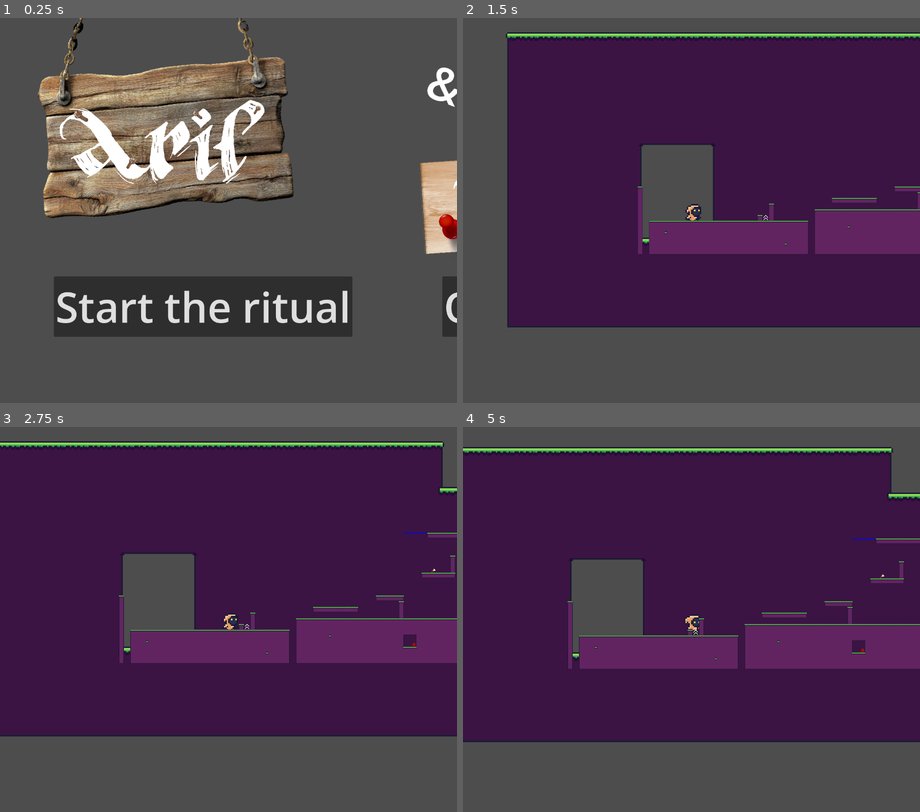
Above: before the commit, frames 1-4 (two rows, left to right).
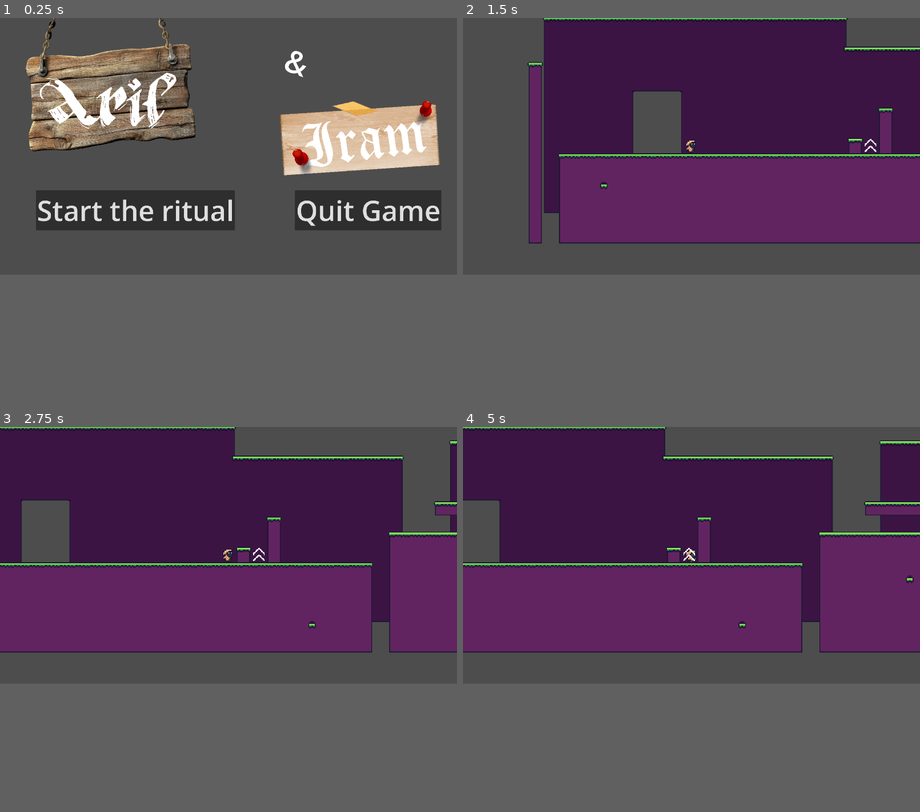
Above: after the commit, the same moments.

Repository: roquesystemexe/aril-and-iram
Game: Godot game, scene res://Scenes/Menus/main_menu.tscn
Two runs of this game, one before a commit and one after it. Both use one fixed random seed, a clock stepped at 60 frames per second and the inputs below.
Inputs:
- Up to frame 1 (0.25 s): no input
- Up to frame 2 (1.5 s): click "Start the ritual" at 0.5 s; hold D (move_right) from 1.28 s (still down); tap Q (dash) at 1.35 s
- Up to frame 3 (2.75 s): keep holding D (move_right); tap Space (jump) at 1.52, 2.27 s; tap E (interact) at 2.1 s
- Up to frame 4 (5 s): release D (move_right) at 2.78 s; hold A (move_left) 2.78-3.53 s; tap Q (dash) at 2.85, 4.35 s; hold D (move_right) from 3.53 s (still down); tap E (interact) at 3.6 s; tap Space (jump) at 3.77, 4.52 s
In our replay, the window is 800x675 before the commit and 800x450 after it. These sizes can differ from the game's own. Grey fills any space a smaller window leaves; there, only what the larger window draws over its background counts as a difference.

The runs differ from the first frame. In frame 1, 43% of the frame differs, in the area x 5-100%, y 0-83%; in frame 2, 45%; in frame 3, 51%; in frame 4, 54%, in the area x 0-100%, y 0-82%.

Commit message:
Changed viewports and "fixed" stuff

Diff:
--- a/Scenes/Levels/TestLevel.tscn
+++ b/Scenes/Levels/TestLevel.tscn
@@ -199,26 +199,25 @@
 
 [node name="Background" type="TileMapLayer" parent="." unique_id=1239721441]
 use_parent_material = true
-scale = Vector2(4, 4)
 tile_map_data = PackedByteArray("AAD4/wQAAAAAAAYAAAD4/wMAAAAAAAUAAAD4/wIAAAAAAAUAAAD4/wEAAAAAAAUAAAD4/wAAAAAAAAUAAAD4// …(41376 unchanged characters)…
 tile_set = SubResource("TileSet_dqpvo")
-
-[node name="Amogus" parent="." unique_id=1615660308 instance=ExtResource("8_1mv4x")]
-position = Vector2(682, 57)
-
-[node name="Amogus2" parent="." unique_id=1074480416 instance=ExtResource("8_1mv4x")]
-position = Vector2(1845, -326)
-rotation = -3.1415925
-scale = Vector2(1, -1)
-
-[node name="player" parent="." unique_id=705346385 instance=ExtResource("3_o0omn")]
-position = Vector2(0, 16)
 
 [node name="Foreground" type="TileMapLayer" parent="." unique_id=233267993]
 use_parent_material = true
 tile_map_data = PackedByteArray("AAD5/wEAAAAAAAAAAAD6/wEAAAABAAAAAAD7/wEAAAABAAAAAAD8/wEAAAABAAAAAAD9/wEAAAABAAAAAAD+/w …(12992 unchanged characters)…
 tile_set = SubResource("TileSet_shgkq")
 
+[node name="Amogus" parent="." unique_id=1615660308 instance=ExtResource("8_1mv4x")]
+texture_filter = 1
+position = Vector2(683, 58)
+
+[node name="player" parent="." unique_id=705346385 instance=ExtResource("3_o0omn")]
+position = Vector2(3, -27)
+
+[node name="Amogus2" parent="." unique_id=1074480416 instance=ExtResource("8_1mv4x")]
+texture_filter = 1
+position = Vector2(1915, -326)
+
 [node name="Phaseground" type="TileMapLayer" parent="." unique_id=146411061]
 tile_map_data = PackedByteArray("AAAiAP//AAABAAAAAAAjAP//AAABAAAAAAAkAP//AAABAAAAAAAlAP//AAABAAAAAAAjAAAAAAABAAEAAAAkAA …(192 unchanged characters)…
 tile_set = SubResource("TileSet_1mv4x")
@@ -226,13 +225,13 @@
 [node name="Checkpoints" type="Node" parent="." unique_id=729974518]
 
 [node name="Checkpoint" parent="Checkpoints" unique_id=1838223352 instance=ExtResource("5_o0omn")]
-position = Vector2(739, -150)
+position = Vector2(743, -150)
 
 [node name="Checkpoint2" parent="Checkpoints" unique_id=956439843 instance=ExtResource("5_o0omn")]
-position = Vector2(1366, -262)
+position = Vector2(1367, -262)
 
 [node name="Checkpoint3" parent="Checkpoints" unique_id=1010058382 instance=ExtResource("5_o0omn")]
-position = Vector2(1886, -630)
+position = Vector2(1882, -630)
 
 [node name="Abilities" type="Node" parent="." unique_id=1601944548]
 
@@ -240,19 +239,18 @@
 position = Vector2(216, 8)
 
 [node name="DashAbil" parent="Abilities" unique_id=1425795415 instance=ExtResource("9_a7u0l")]
-position = Vector2(1027, -23)
+position = Vector2(1028, -24)
 
 [node name="KillBoxes" type="Node" parent="." unique_id=483292106]
 
 [node name="KillBox" parent="KillBoxes" unique_id=499233768 instance=ExtResource("4_iuug4")]
 visible = false
-position = Vector2(3353.0002, 102)
-scale = Vector2(351.65137, 0.7372936)
+position = Vector2(1178, 115)
+scale = Vector2(131.82605, 2.0562577)
 
 [node name="KillBox2" parent="KillBoxes" unique_id=545140876 instance=ExtResource("4_iuug4")]
 visible = false
-position = Vector2(1246, -510)
-scale = Vector2(2.3999903, 1)
+position = Vector2(1358, -237)
 
 [node name="Elevators" type="Node" parent="." unique_id=226985526]
 
@@ -263,7 +261,7 @@
 position = Vector2(1712, -384)
 
 [node name="ElevatorSmall2" parent="Elevators" unique_id=1728418214 instance=ExtResource("10_cuare")]
-position = Vector2(2000, -541)
+position = Vector2(2000, -528)
 
 [node name="Audio" type="Node" parent="." unique_id=2022268982]
 
@@ -278,5 +276,8 @@
 
 [node name="Options" parent="CanvasLayer" unique_id=639871782 instance=ExtResource("12_a1huo")]
 visible = false
+scale = Vector2(4, 4)
 
 [node name="DebugMonitor" parent="." unique_id=1065116645 instance=ExtResource("13_buhu8")]
+scale = Vector2(4, 4)
+transform = Transform2D(4, 0, 0, 4, 0, 0)
--- a/Scenes/Menus/Options.tscn
+++ b/Scenes/Menus/Options.tscn
@@ -21,15 +21,18 @@
 layout_mode = 0
 offset_left = 3.0
 offset_top = 125.0
-offset_right = 27.0
-offset_bottom = 165.0
+offset_right = 1019.0
+offset_bottom = 221.0
+theme_override_constants/separation = 28
 
 [node name="MainMenuButton" type="Button" parent="HBoxContainer" unique_id=365231952]
 layout_mode = 2
+theme_override_font_sizes/font_size = 35
 text = "Main Menu"
 
 [node name="ExitButton" type="Button" parent="HBoxContainer" unique_id=1511111426]
 layout_mode = 2
+theme_override_font_sizes/font_size = 35
 text = "Quit Game"
 
 [connection signal="toggled" from="MusicToggle" to="." method="_on_music_toggle_toggled"]
--- a/Scenes/Menus/main_menu.tscn
+++ b/Scenes/Menus/main_menu.tscn
@@ -120,7 +120,7 @@
 [node name="Song" type="AudioStreamPlayer" parent="Audio" unique_id=1847483640]
 process_mode = 3
 stream = ExtResource("8_4fgt5")
-volume_db = -25.897
+volume_db = -10.33
 autoplay = true
 bus = &"Music"
 parameters/looping = true
--- a/Scenes/Player.tscn
+++ b/Scenes/Player.tscn
@@ -105,8 +105,6 @@
 script = ExtResource("1_ghtyb")
 
 [node name="PlayerAnimator" type="Node2D" parent="." unique_id=1809111778 node_paths=PackedStringArray("player_movement", "animation_player", "sprite")]
-position = Vector2(7, 10)
-scale = Vector2(4, 4)
 script = ExtResource("2_gntrk")
 player_movement = NodePath("..")
 animation_player = NodePath("AnimationPlayer")
@@ -123,8 +121,10 @@
 region_rect = Rect2(0, 0, 16, 16)
 
 [node name="CollisionShape2D" type="CollisionShape2D" parent="." unique_id=896441421]
-visible = false
-scale = Vector2(4, 4)
 shape = SubResource("CapsuleShape2D_kyqiw")
 
 [node name="Camera2D" type="Camera2D" parent="." unique_id=1225180574]
+physics_interpolation_mode = 1
+zoom = Vector2(4, 4)
+position_smoothing_speed = 10.0
+rotation_smoothing_speed = 10.0
--- a/project.godot
+++ b/project.godot
@@ -30,10 +30,8 @@
 
 [display]
 
-window/size/viewport_width=1280
+window/size/viewport_width=1920
 window/size/viewport_height=1080
-window/size/window_width_override=1280
-window/size/window_height_override=720
 window/stretch/mode="viewport"
 
 [input]
